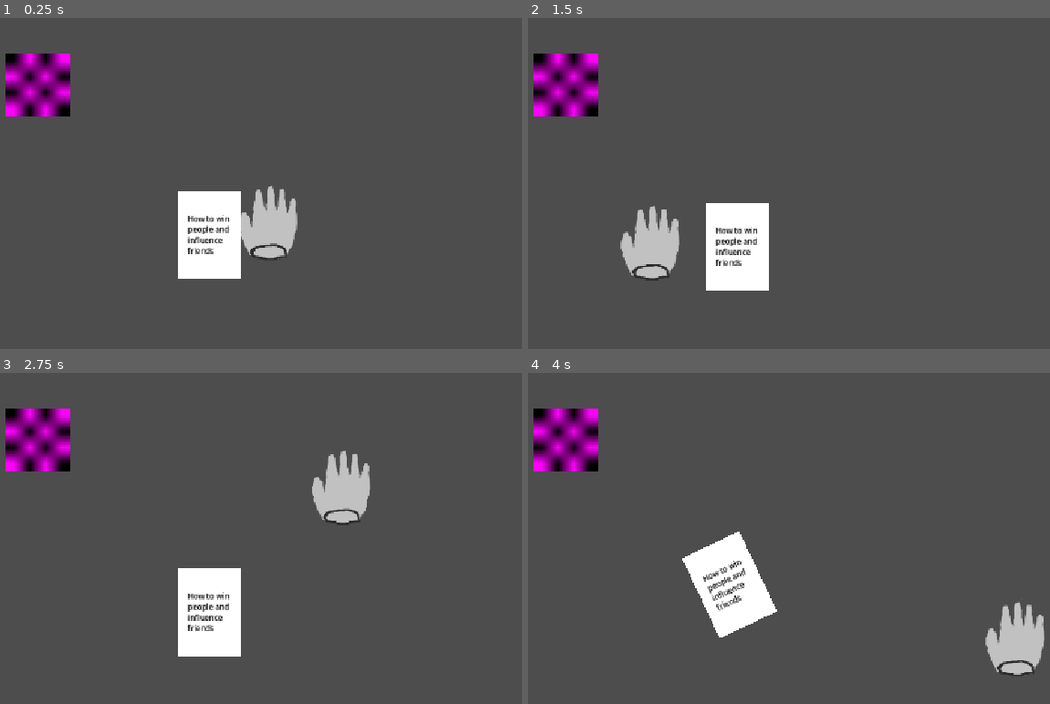
Above: before the commit, frames 1-4 (two rows, left to right).
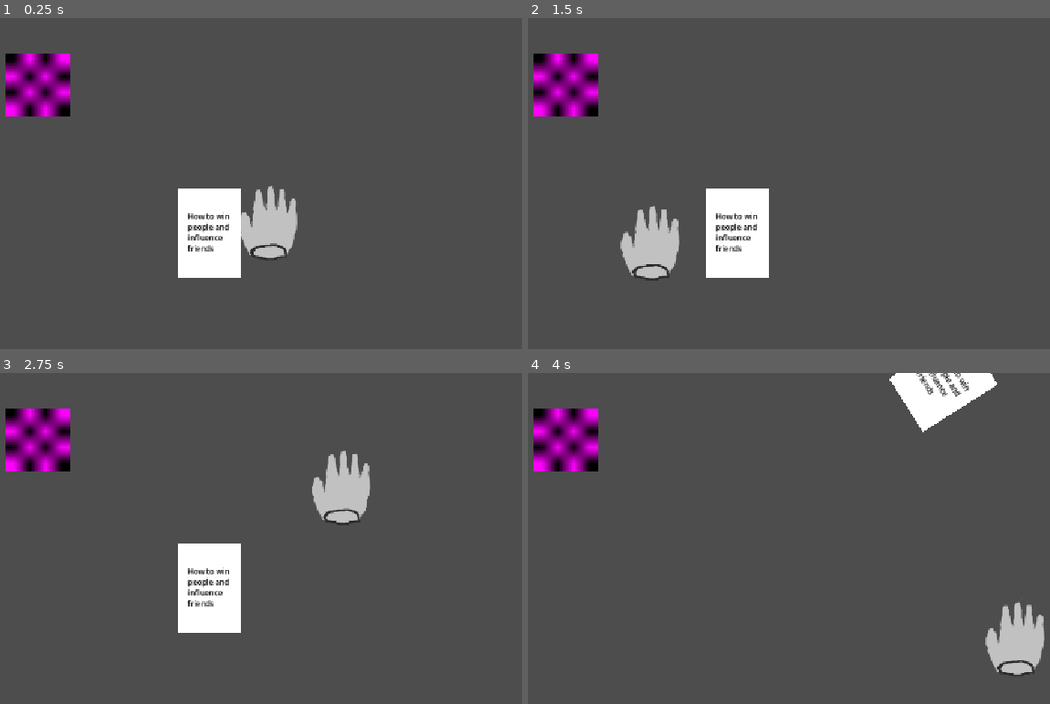
Above: after the commit, the same moments.

Repository: tom-frantz/gmtk-2026
Game: Godot game, scene res://scenes/minigames/minigame_alarm_clock.tscn
Two runs of this game, one before a commit and one after it. Both use one fixed random seed, a clock stepped at 60 frames per second and the inputs below.
Inputs (mouse positions are in pixels of both pictures, inside the frame that each line leads up to):
- Up to frame 1 (0.25 s): no input
- Up to frame 2 (1.5 s): move the mouse to (961, 203) at 0.52 s; click (961, 203) at 0.67 s; move the mouse to (653, 243) at 1.27 s; click (653, 243) at 1.42 s
- Up to frame 3 (2.75 s): move the mouse to (344, 488) at 2.02 s; click (344, 488) at 2.17 s
- Up to frame 4 (4 s): move the mouse to (762, 660) at 2.77 s; click (762, 660) at 2.92 s; move the mouse to (1018, 641) at 3.52 s; click (1018, 641) at 3.67 s

The runs differ from the first frame. In frame 1, 0.6% of the frame differs, in the area x 34-47%, y 51-79%; in frame 2, 1.7%; in frame 3, 2.5%; in frame 4, 5.3%, in the area x 29-90%, y 0-80%.

Commit message:
feet: Disable Global Gravity

Diff:
--- a/project.godot
+++ b/project.godot
@@ -33,6 +33,8 @@
 [physics]
 
 3d/physics_engine="Jolt Physics"
+2d/default_gravity=0.0
+2d/default_gravity_vector=Vector2(0, 0)
 
 [rendering]
 
